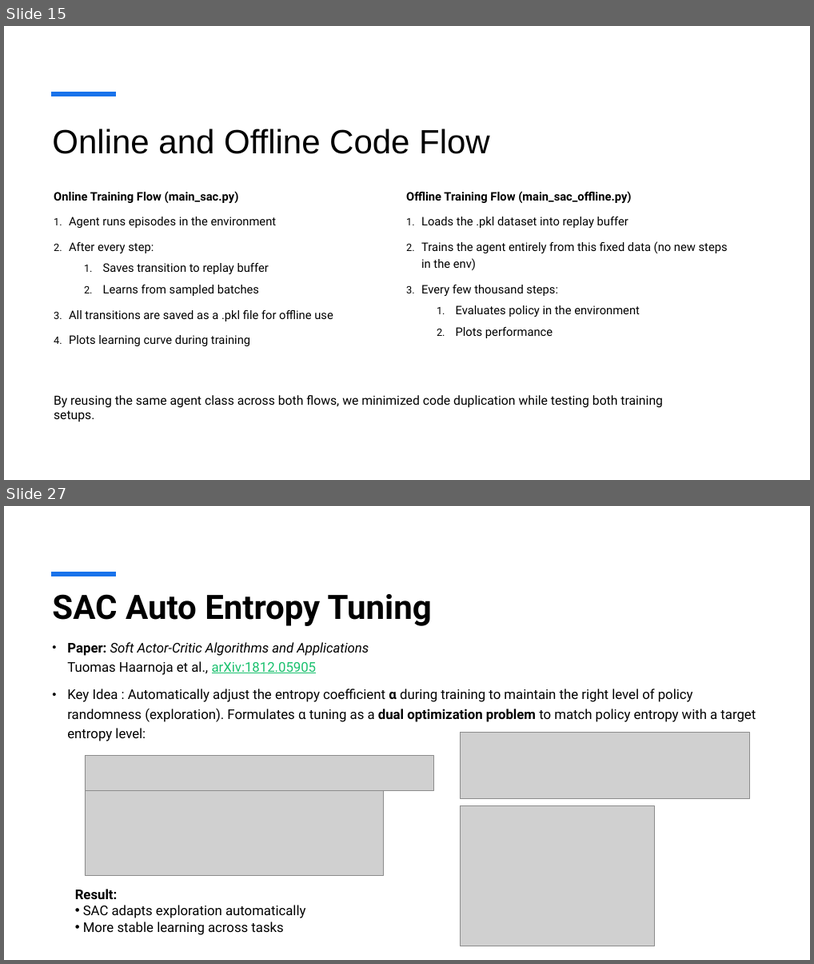
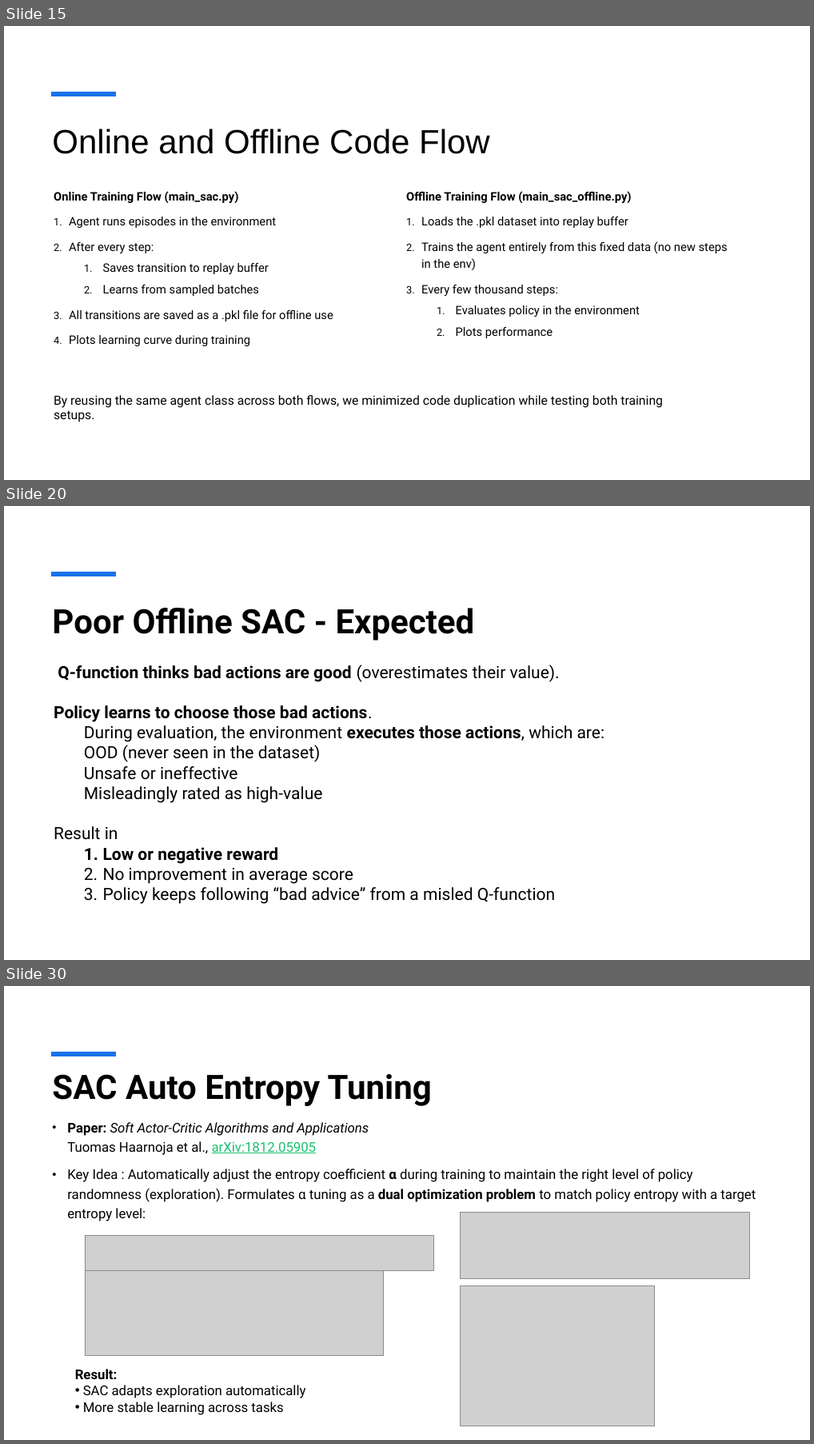
Before and after one commit to viszwak/rl-sample-efficiency, a slide deck: investigations/presentation/SAC.pptx. Shown one above the other, each under a label of ours: slides 15 and 27 before the commit, slides 15, 20 and 30 after it; the slides between them are not shown. The pictures are 814x964 and 814x1444 pixels, drawn with LibreOffice and Linux fonts; fonts in the diff are those of the drawing; grey boxes stand for pictures. Boxes give left, top, right and bottom in pixels: in the first picture for what was removed or moved away, otherwise in the second. Text is boxed around its words. In the diff, an @@ line names an element or a change of style, - is before the commit and + after.

```diff
--- a/investigations/presentation/SAC.pptx
+++ b/investigations/presentation/SAC.pptx
@@ slide 20 added at (x1=4, y1=506, x2=810, y2=960), background #FFFFFF; not listed: 1 template element that a slide beside it also shows @@
@@ title added at (x1=52, y1=608, x2=475, y2=640), 40 pt, text #000000, bold @@
+Poor Offline SAC - Expected
@@ text added at (x1=54, y1=664, x2=606, y2=904), 20 pt, text #000000 @@
+Q-function thinks bad actions are good (overestimates their value).
+Policy learns to choose those bad actions.
+During evaluation, the environment executes those actions, which are:
+  OOD (never seen in the dataset)
+  Unsafe or ineffective
+  Misleadingly rated as high-value
+Result in
+  1. Low or negative reward
+  2. No improvement in average score
+  3. Policy keeps following “bad advice” from a misled Q-function
@@ what was slide 27 is now slide 30 @@
```
Also in this commit, not shown: 3 slides changed, 11 other slides added, 9 slides removed, 1 other file.
